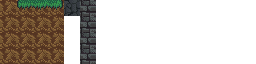
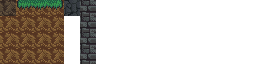
Before/after of a 256 x 64 layered artwork. What changed in the layer stack:
added layer "Layer 3" above "Layer 0" over [left=0, top=0, right=16, bottom=16]
